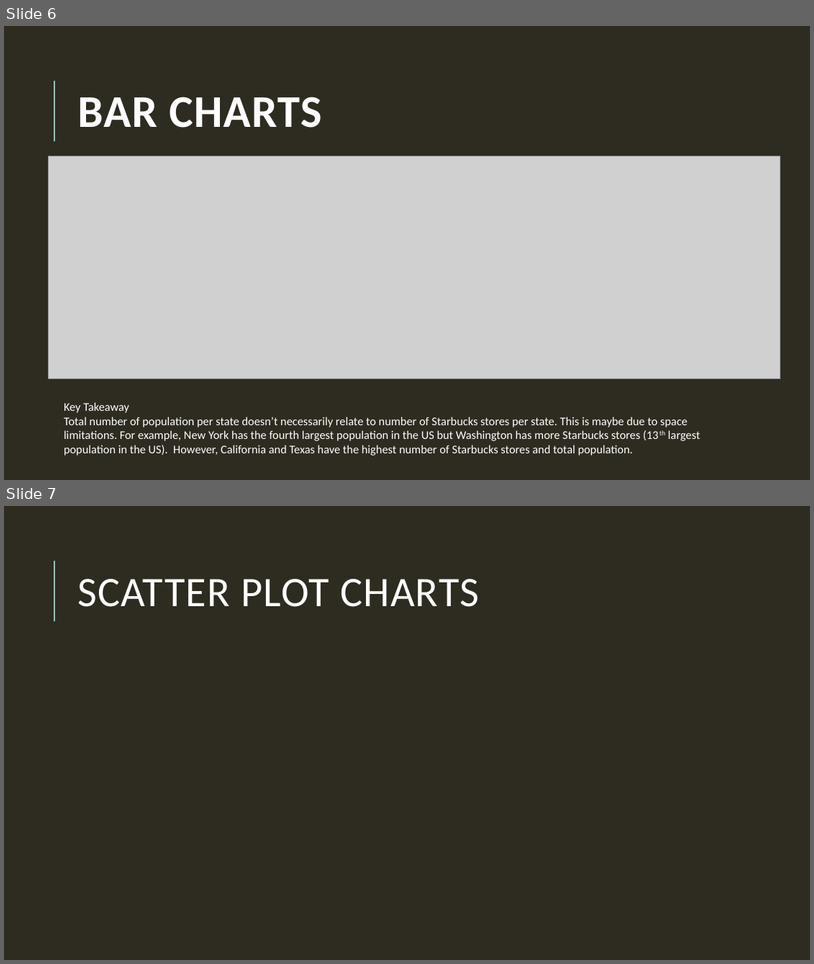
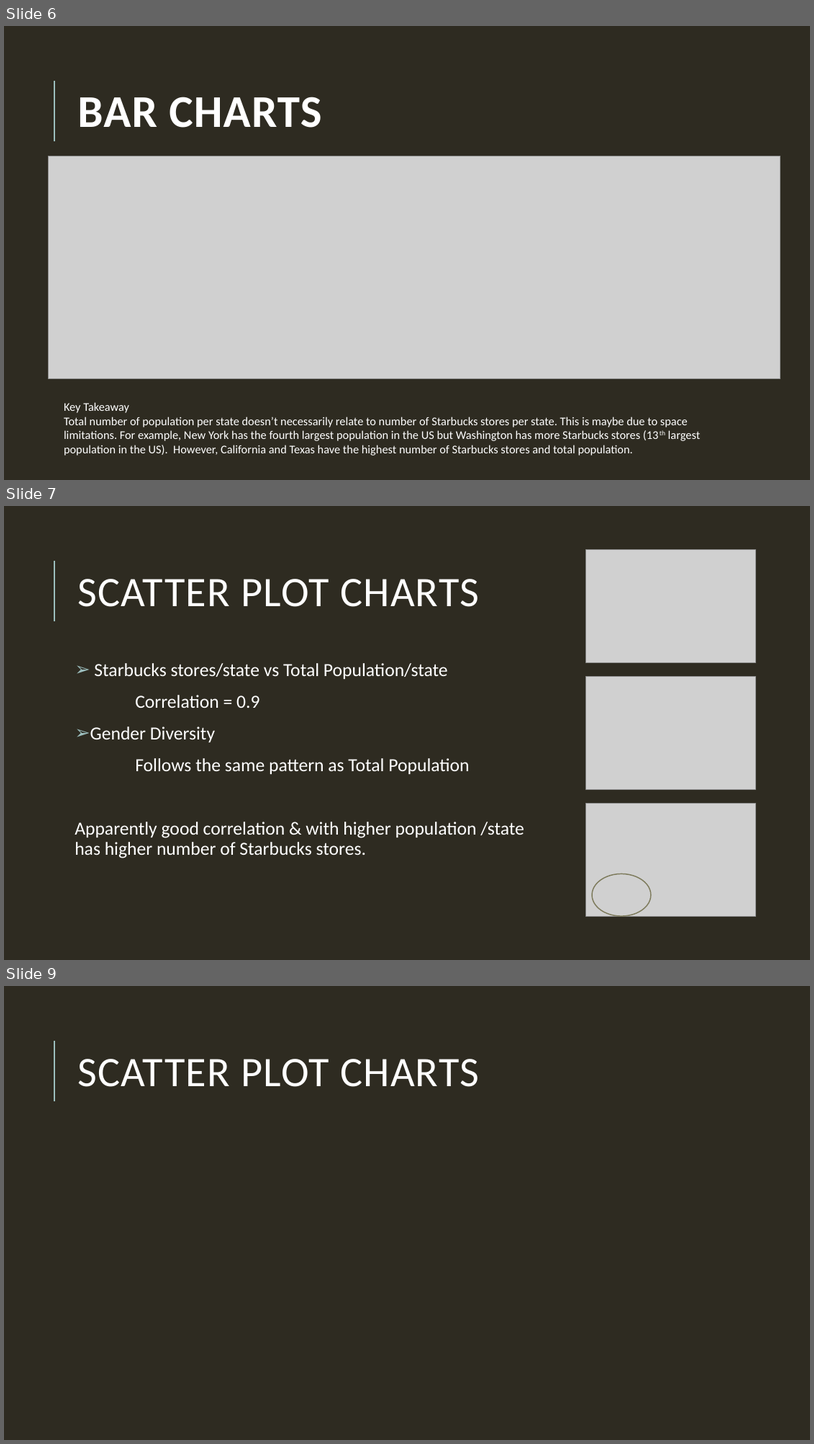
Before and after one commit to sk1990/Project_1_starbucks, a slide deck: Deeper dive and analysis of Starbucks locations.pptx. Shown one above the other, each under a label of ours: slides 6 and 7 before the commit, slides 6, 7 and 9 after it; the slides between them are not shown. The pictures are 814x964 and 814x1444 pixels, drawn with LibreOffice and Linux fonts; fonts in the diff are those of the drawing; grey boxes stand for pictures. Boxes give left, top, right and bottom in pixels: in the first picture for what was removed or moved away, otherwise in the second. Text is boxed around its words. In the diff, an @@ line names an element or a change of style, - is before the commit and + after.

Commit message:
charts and powerpont

```diff
--- a/Deeper dive and analysis of Starbucks locations.pptx
+++ b/Deeper dive and analysis of Starbucks locations.pptx
@@ slide 7 added at bbox=[4, 506, 810, 960], background #2E2B21; not listed: 1 template element that a slide beside it also shows @@
@@ picture added at bbox=[586, 549, 756, 663] @@
@@ title added at bbox=[77, 579, 479, 607], 50 pt, text #FFFFFF @@
+SCATTER PLOT CHARTS
@@ text added at bbox=[75, 663, 524, 858], 22 pt, text #FFFFFF @@
+➢ Starbucks stores/state vs Total Population/state
+Correlation = 0.9
+➢ Gender Diversity
+Follows the same pattern as Total Population
+Apparently good correlation & with higher population /state has higher number of Starbucks stores.
@@ picture added at bbox=[586, 677, 756, 790] @@
@@ picture added at bbox=[586, 803, 756, 916] @@
@@ ellipse added at bbox=[593, 874, 651, 916], outline #7D7A5C 1.25 pt @@
@@ what was slide 7 is now slide 9 @@
```
Also in this commit, not shown: 1 other slide added, 4 other files.
